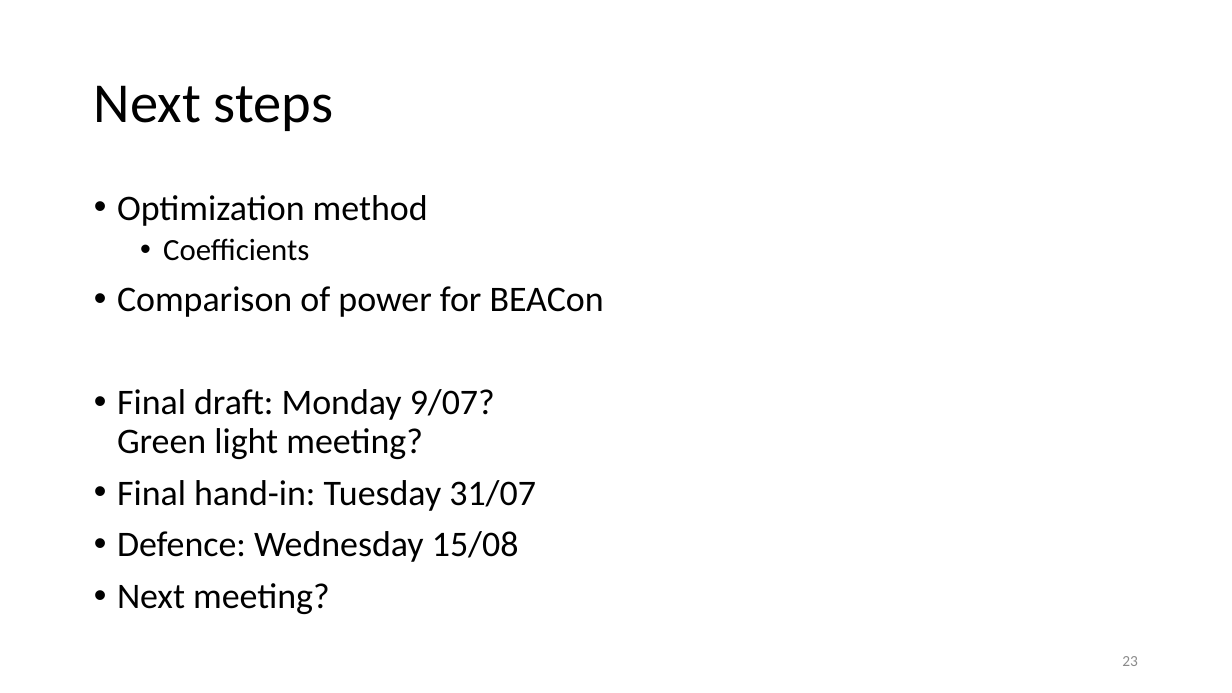
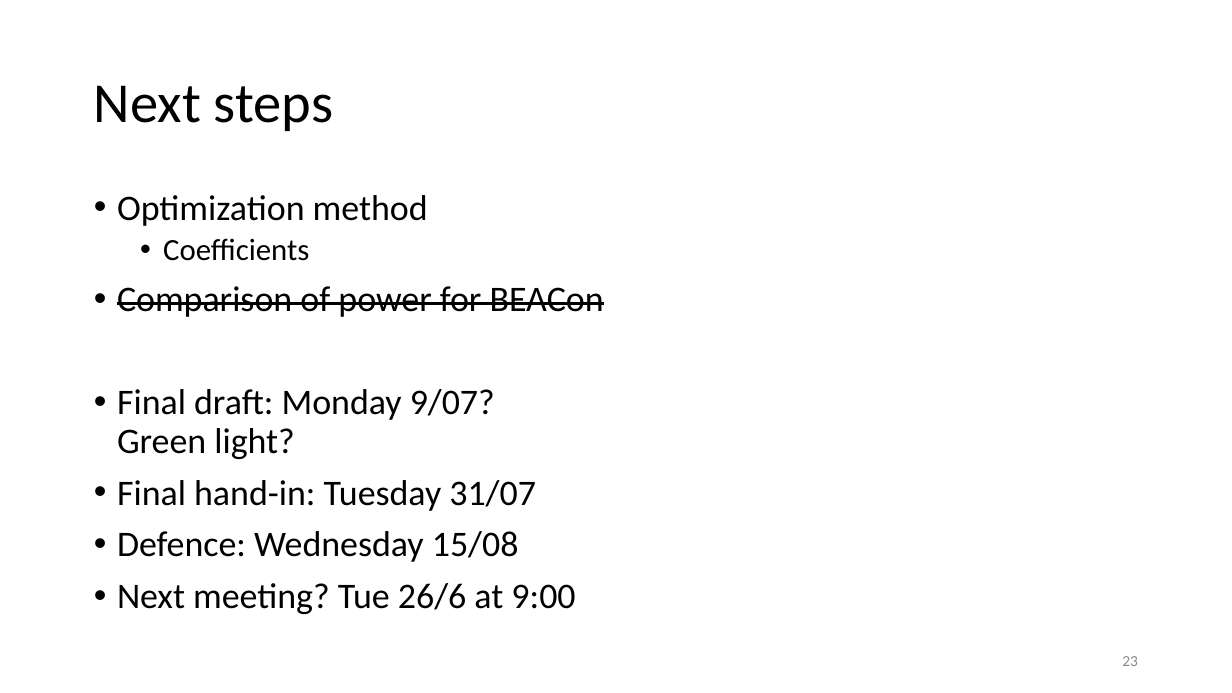
Before and after one commit to obossuyt/Thesis_Ottelien, a slide deck: slide 23 of Meetings & Official Documents/20180611_Meeting15.pptx. Drawn at 1232x693 pixels with LibreOffice and Linux fonts; fonts in the diff are those of the drawing. Boxes give left, top, right and bottom in pixels: in the first picture for what was removed or moved away, otherwise in the second. Text is boxed around its words. In the diff, an @@ line names an element or a change of style, - is before the commit and + after.

Commit message:
Meeting 16

```diff
--- a/Meetings & Official Documents/20180611_Meeting15.pptx
+++ b/Meetings & Official Documents/20180611_Meeting15.pptx
@@ text at (117, 286, 604, 317): strikethrough on in "Comparison of power for BEACon" @@
@@ text at (117, 389, 495, 459): text changed @@
-• Final draft: Monday 9/07?
-  Green light meeting?
+• Final draft: Monday 9/07?
+  Green light?
@@ text at (117, 583, 575, 614): text changed @@
-• Next meeting?
+• Next meeting? Tue 26/6 at 9:00
```
Also in this commit, not shown: 6 other slides changed, 1 other file.
